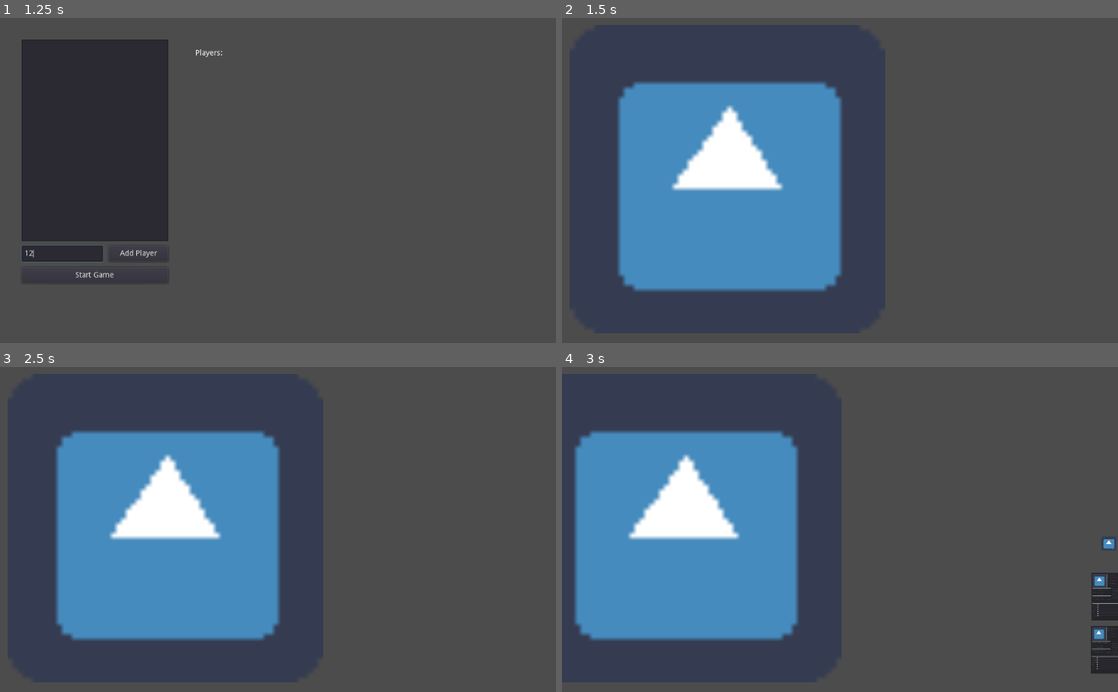
Above: before the commit, frames 1-4 (two rows, left to right).
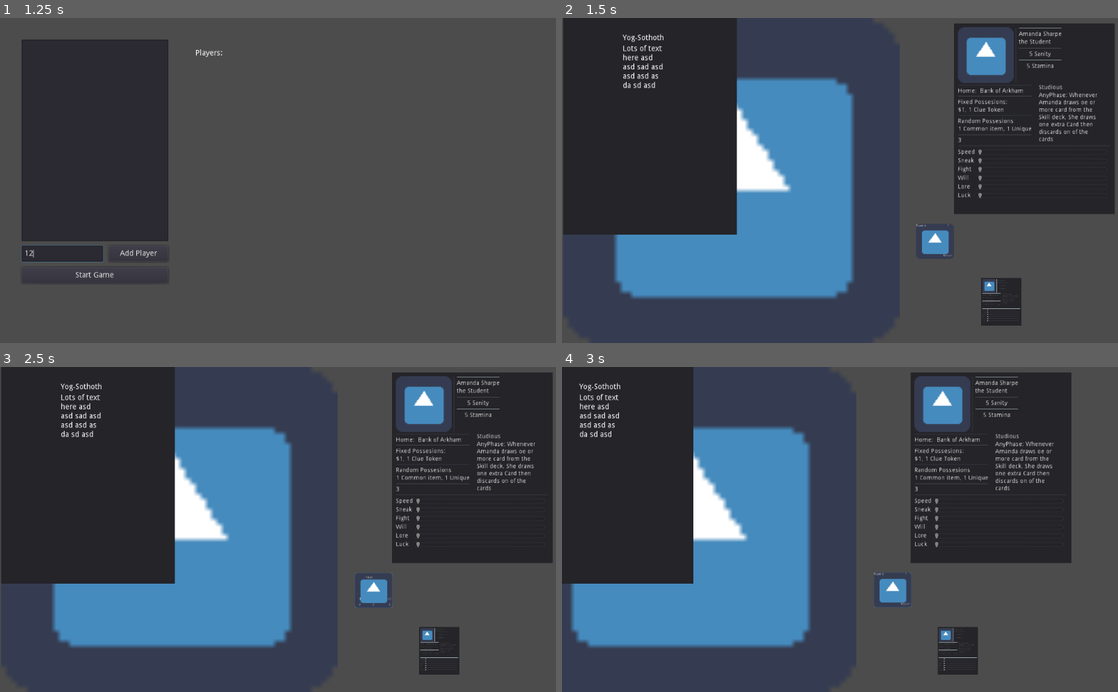
Above: after the commit, the same moments.

Repository: karlma91/GodotArkhamHorror
Game: Godot game, scene res://MainMenu.tscn
Same seed, same stepped clock (60 frames per second), same inputs: the game is played once before the commit and once after it. The engine's default icon, where the game draws it, is replaced by a stand-in: a white triangle on a blue panel in a dark square.
Inputs (mouse positions are in pixels of both pictures, inside the frame that each line leads up to):
- Up to frame 1 (1.25 s): click (61, 252) at 0.52 s; type "12" at 0.6 s
- Up to frame 2 (1.5 s): click "Start Game" at 1.25 s
- Up to frame 3 (2.5 s): click (372, 591) at 2.02 s
- Up to frame 4 (3 s): tap Enter at 2.75 s; move the mouse to (962, 513) at 2.77 s; hold Right (ui_right) from 2.78 s (still down); hold Ctrl from 2.78 s (still down); click (962, 513) at 2.92 s

Frame 1 is identical in both runs. In frame 2, 42% of the frame differs, in the area x 0-100%, y 0-95%; in frame 3, 42%; in frame 4, 38%.

Commit message:
added boss card

Diff:
--- /dev/null
+++ b/Game/Boss.tscn
@@ -0,0 +1,76 @@
+[gd_scene format=2]
+
+[node name="Boss" type="Container" index="0"]
+
+anchor_left = 0.0
+anchor_top = 0.0
+anchor_right = 0.0
+anchor_bottom = 0.0
+margin_right = 320.0
+margin_bottom = 400.0
+rect_pivot_offset = Vector2( 0, 0 )
+rect_clip_content = false
+hint_tooltip = "The boss"
+mouse_filter = 0
+mouse_default_cursor_shape = 0
+size_flags_horizontal = 1
+size_flags_vertical = 1
+_sections_unfolded = [ "Hint", "Material" ]
+
+[node name="Panel" type="Panel" parent="." index="0"]
+
+anchor_left = 0.0
+anchor_top = 0.0
+anchor_right = 0.0
+anchor_bottom = 0.0
+margin_right = 320.0
+margin_bottom = 400.0
+rect_pivot_offset = Vector2( 0, 0 )
+rect_clip_content = false
+mouse_filter = 0
+mouse_default_cursor_shape = 0
+size_flags_horizontal = 1
+size_flags_vertical = 1
+
+[node name="Name" type="Label" parent="." index="1"]
+
+anchor_left = 0.0
+anchor_top = 0.0
+anchor_right = 0.0
+anchor_bottom = 0.0
+margin_left = 110.0
+margin_top = 30.0
+margin_right = 190.0
+margin_bottom = 50.0
+rect_pivot_offset = Vector2( 0, 0 )
+rect_clip_content = false
+mouse_filter = 2
+mouse_default_cursor_shape = 0
+size_flags_horizontal = 1
+size_flags_vertical = 4
+text = "Yog-Sothoth"
+percent_visible = 1.0
+lines_skipped = 0
+max_lines_visible = -1
+
+[node name="Special" type="Label" parent="." index="2"]
+
+anchor_left = 0.0
+anchor_top = 0.0
+anchor_right = 0.0
+anchor_bottom = 0.0
+margin_left = 110.0
+margin_top = 50.0
+margin_right = 190.0
+margin_bottom = 240.0
+rect_pivot_offset = Vector2( 0, 0 )
+rect_clip_content = false
+mouse_filter = 2
+mouse_default_cursor_shape = 0
+size_flags_horizontal = 1
+size_flags_vertical = 4
+text = "Lots of text here asd asd sad asd asd asd as da sd asd"
+autowrap = true
+percent_visible = 1.0
+lines_skipped = 0
+max_lines_visible = -1
--- a/Game/CameraMovement.gd
+++ b/Game/CameraMovement.gd
@@ -57,6 +57,8 @@
 		zoomfactor = 1.0
 
 
+
+
 func _input(event):
 	if event is InputEventMouseButton:
 		if event.is_pressed():
--- a/Game/MainMenu.tscn
+++ b/Game/MainMenu.tscn
@@ -3,7 +3,7 @@
 [ext_resource path="res://AddPlayerButton.gd" type="Script" id=1]
 [ext_resource path="res://StartGameButton.gd" type="Script" id=2]
 
-[node name="Node" type="Node"]
+[node name="Node" type="Node" index="0"]
 
 [node name="Button" type="Button" parent="." index="0"]
 
--- /dev/null
+++ b/Game/Map.gd
@@ -0,0 +1,25 @@
+extends Node
+
+# class member variables go here, for example:
+# var a = 2
+# var b = "textvar"
+
+func _ready():
+	# Called when the node is added to the scene for the first time.
+	# Initialization here
+	pass
+
+#func _process(delta):
+#	# Called every frame. Delta is time since last frame.
+#	# Update game logic here.
+#	pass
+
+func move_monster(pos):
+	var monster = get_node("Monster")
+	monster.move_to(pos)
+
+func _input(event):
+	if event is InputEventMouseButton:
+		if event.is_pressed():
+			if event.button_index == BUTTON_LEFT:
+				move_monster(event.position)
--- a/Game/Map.tscn
+++ b/Game/Map.tscn
@@ -1,11 +1,15 @@
-[gd_scene load_steps=5 format=2]
+[gd_scene load_steps=7 format=2]
 
-[ext_resource path="res://CameraMovement.gd" type="Script" id=1]
-[ext_resource path="res://icon.png" type="Texture" id=2]
-[ext_resource path="res://Player.tscn" type="PackedScene" id=3]
-[ext_resource path="res://Monster.tscn" type="PackedScene" id=4]
+[ext_resource path="res://Map.gd" type="Script" id=1]
+[ext_resource path="res://CameraMovement.gd" type="Script" id=2]
+[ext_resource path="res://icon.png" type="Texture" id=3]
+[ext_resource path="res://Player.tscn" type="PackedScene" id=4]
+[ext_resource path="res://Monster.tscn" type="PackedScene" id=5]
+[ext_resource path="res://Boss.tscn" type="PackedScene" id=6]
 
-[node name="node" type="Node"]
+[node name="node" type="Node" index="0"]
+
+script = ExtResource( 1 )
 
 [node name="Camera2D" type="Camera2D" parent="." index="0"]
 
@@ -45,24 +49,25 @@
 
 [node name="Sprite" type="Sprite" parent="." index="1"]
 
-position = Vector2( 302.486, 297.838 )
-scale = Vector2( 9.06545, 8.89294 )
-texture = ExtResource( 2 )
+position = Vector2( 310, 300 )
+scale = Vector2( 9.6875, 9.375 )
+texture = ExtResource( 3 )
 
-[node name="Amanda" parent="." index="2" instance=ExtResource( 3 )]
+[node name="Amanda" parent="." index="2" instance=ExtResource( 4 )]
 
-margin_left = 1052.0
-margin_top = 478.0
-margin_right = 1052.0
-margin_bottom = 478.0
-rect_scale = Vector2( 0.2, 0.2 )
+margin_left = 720.0
+margin_top = 10.0
+margin_right = 720.0
+margin_bottom = 10.0
+rect_scale = Vector2( 0.8, 0.8 )
+_sections_unfolded = [ "Rect" ]
 
-[node name="Carolyn" parent="." index="3" instance=ExtResource( 3 )]
+[node name="Carolyn" parent="." index="3" instance=ExtResource( 4 )]
 
-margin_left = 1053.0
-margin_top = 380.0
-margin_right = 1053.0
-margin_bottom = 380.0
+margin_left = 770.0
+margin_top = 480.0
+margin_right = 770.0
+margin_bottom = 480.0
 rect_scale = Vector2( 0.2, 0.2 )
 Name = "Carolyn Fern"
 Title = "the Psychologist"
@@ -77,10 +82,13 @@
 Lore = 2
 Luck = 2
 
-[node name="Monster" parent="." index="4" instance=ExtResource( 4 )]
+[node name="Monster" parent="." index="4" instance=ExtResource( 5 )]
 
-margin_left = 1071.0
-margin_top = 313.0
-margin_right = 1211.0
-margin_bottom = 443.0
-rect_scale = Vector2( 0.2, 0.2 )
+margin_left = 650.0
+margin_top = 380.0
+margin_right = 790.0
+margin_bottom = 510.0
+rect_scale = Vector2( 0.5, 0.5 )
+_sections_unfolded = [ "Anchor", "Rect" ]
+
+[node name="Boss" parent="." index="5" instance=ExtResource( 6 )]
--- a/Game/Monster.gd
+++ b/Game/Monster.gd
@@ -19,12 +19,16 @@
 #	pass
 
 
+func move_to(pos):
+	var tween= get_node("Tween")
+	var offset = rect_size*rect_scale
+	offset = offset/2
+	tween.interpolate_property(self, "rect_position",
+                get_rect().position, pos-offset, 1,
+                Tween.TRANS_SINE, Tween.EASE_IN_OUT)
+	tween.start()
+
 func _on_Button_pressed():
-#	var tween= get_node("Tween")
-#	tween.interpolate_property(self, "rect_position",
-#                get_rect().position, get_rect().position + Vector2(100, 0), 1,
-#                Tween.TRANS_LINEAR, Tween.EASE_IN_OUT)
-#	tween.start()
 	var front = get_node("Front")
 	var back = get_node("Back")
 	if front. is_visible_in_tree():
--- a/Game/Monster.tscn
+++ b/Game/Monster.tscn
@@ -3,7 +3,7 @@
 [ext_resource path="res://Monster.gd" type="Script" id=1]
 [ext_resource path="res://icon.png" type="Texture" id=2]
 
-[node name="Monster" type="Container" index="0"]
+[node name="Monster" type="Container"]
 
 anchor_left = 0.0
 anchor_top = 0.0
@@ -18,7 +18,7 @@
 size_flags_horizontal = 1
 size_flags_vertical = 1
 script = ExtResource( 1 )
-_sections_unfolded = [ "Visibility" ]
+_sections_unfolded = [ "Rect" ]
 
 [node name="Back" type="Container" parent="." index="0"]
 
Not shown: 1 places in Game/Map.tscn that only renumber resources
